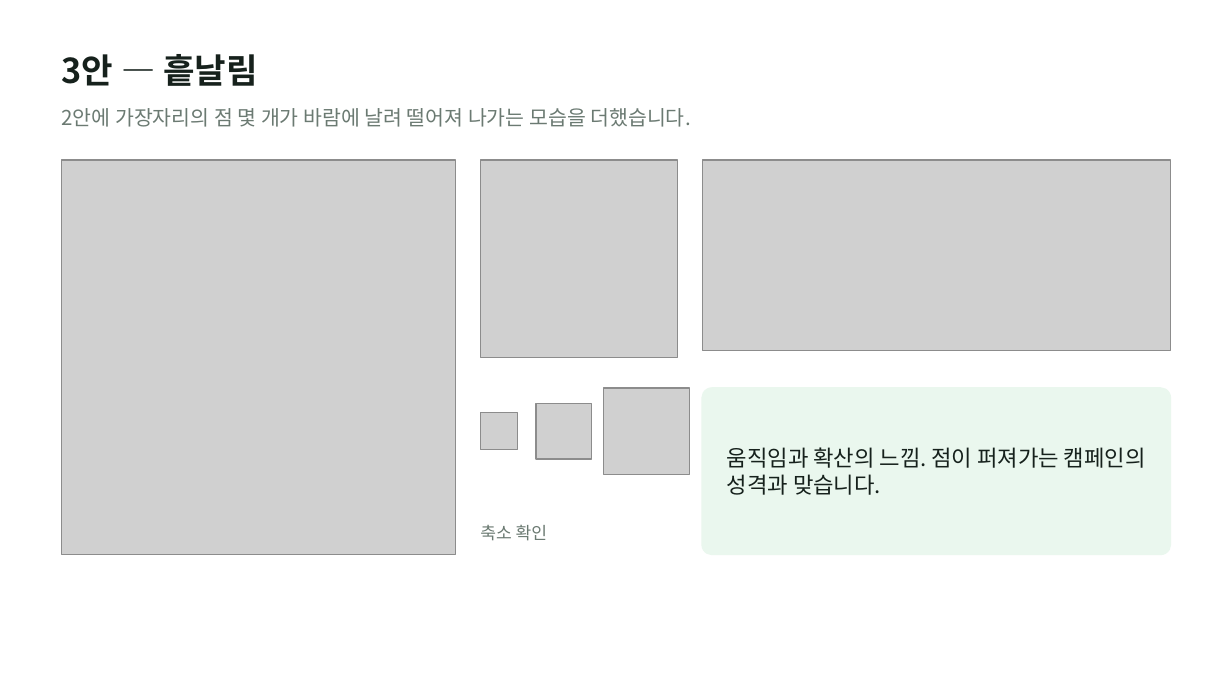
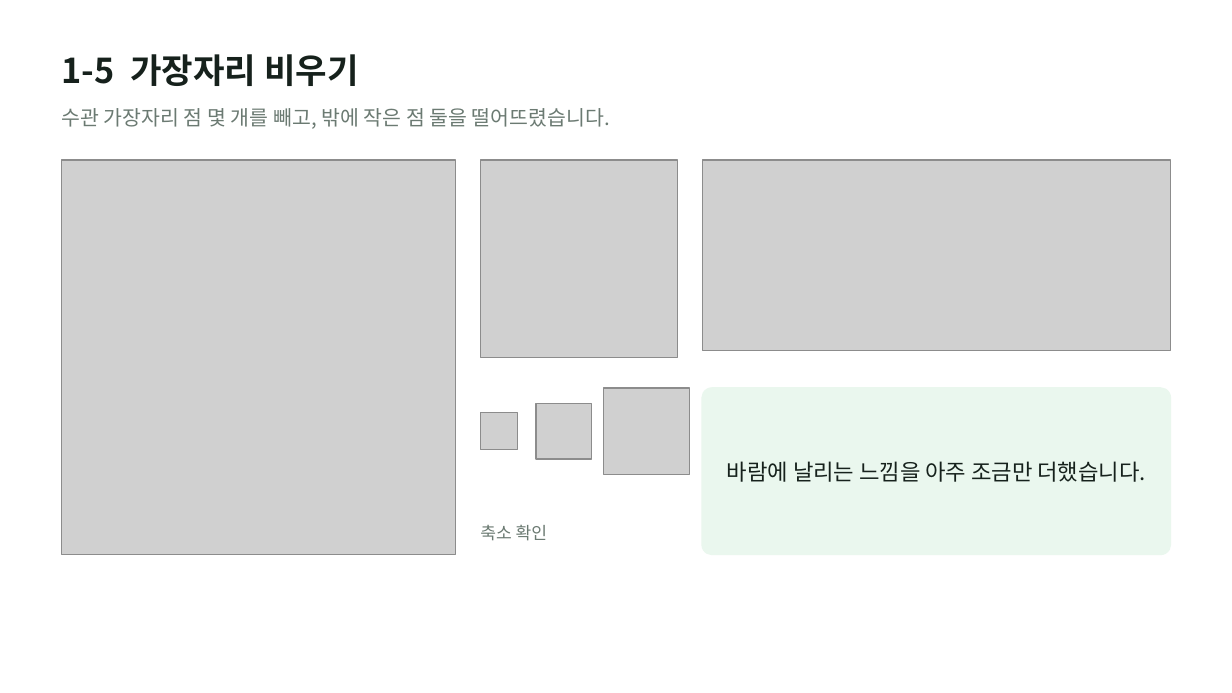
Before and after one commit to otterlee0208/otterlee, a slide deck: slide 8 of bi/zambia-variations-v3/plant-zambia-bi-variations-v3.pptx (slide 6 before the commit). Drawn at 1232x693 pixels with LibreOffice and Linux fonts; fonts in the diff are those of the drawing; grey boxes stand for pictures. Boxes give left, top, right and bottom in pixels: in the first picture for what was removed or moved away, otherwise in the second. Text is boxed around its words. In the diff, an @@ line names an element or a change of style, - is before the commit and + after.

```diff
--- a/bi/zambia-variations-v3/plant-zambia-bi-variations-v3.pptx
+++ b/bi/zambia-variations-v3/plant-zambia-bi-variations-v3.pptx
@@ text at [62,54,359,86]: text changed @@
-3안 — 흩날림
+1-5 가장자리 비우기
@@ text at [62,108,610,129]: text changed @@
-2안에 가장자리의 점 몇 개가 바람에 날려 떨어져 나가는 모습을 더했습니다.
+수관 가장자리 점 몇 개를 빼고, 밖에 작은 점 둘을 떨어뜨렸습니다.
@@ text at [727,461,1145,482]: text changed @@
-움직임과 확산의 느낌. 점이 퍼져가는 캠페인의 성격과 맞습니다.
+바람에 날리는 느낌을 아주 조금만 더했습니다.
```
Also in this commit, not shown: 6 other slides changed, 1 slide added, 49 other files.
